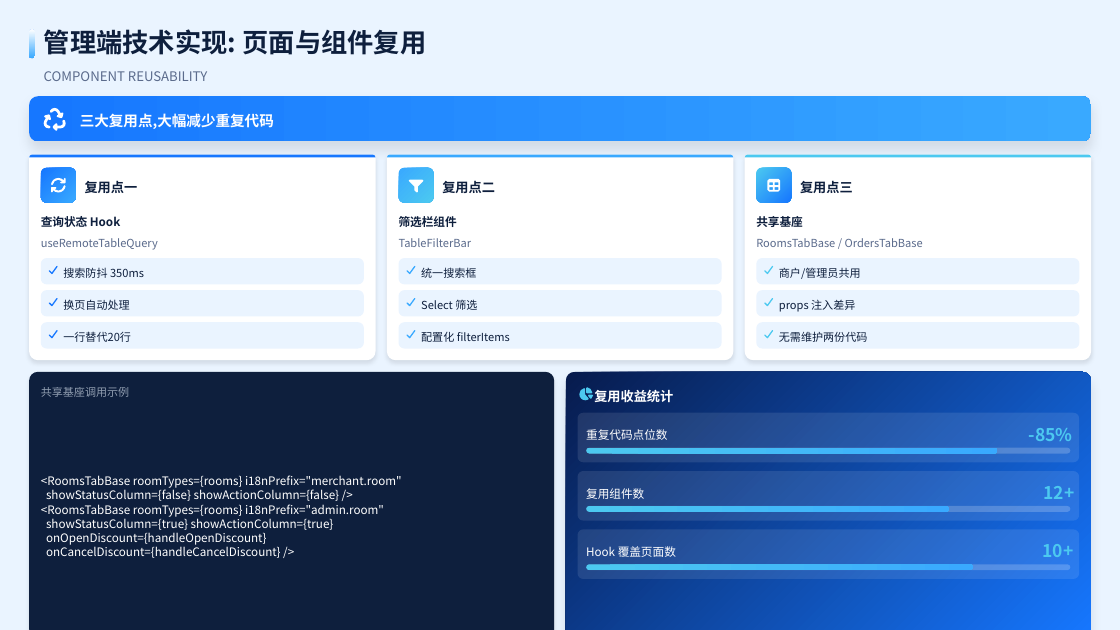
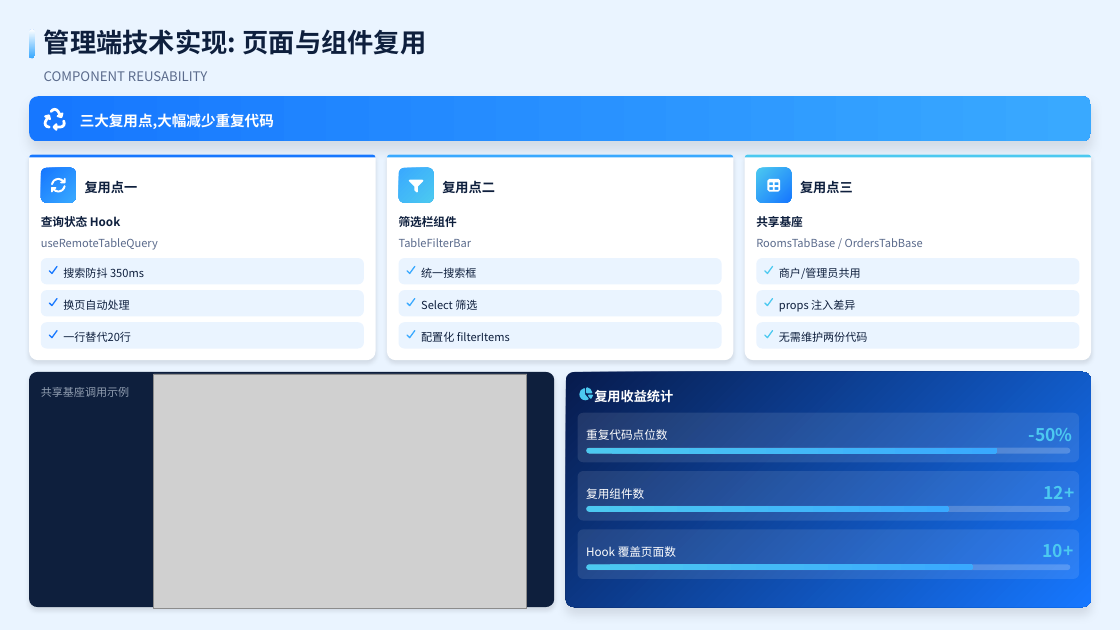
Before and after one commit to chendingya/EaseStay, a slide deck: slide 10 of docs/易宿酒店预订平台 - 三端架构设计与技术实现_修订版.pptx. Drawn at 1120x630 pixels with LibreOffice and Linux fonts; fonts in the diff are those of the drawing; grey boxes stand for pictures. Boxes give left, top, right and bottom in pixels: in the first picture for what was removed or moved away, otherwise in the second. Text is boxed around its words. In the diff, an @@ line names an element or a change of style, - is before the commit and + after.

```diff
--- a/docs/易宿酒店预订平台 - 三端架构设计与技术实现_修订版.pptx
+++ b/docs/易宿酒店预订平台 - 三端架构设计与技术实现_修订版.pptx
@@ freeform shape: place and size @@
-freeform shape at box(29, 372, 555, 630)
+freeform shape at box(29, 372, 555, 607)
@@ picture added at box(154, 374, 527, 609) @@
@@ freeform shape: place and size @@
-freeform shape at box(566, 372, 1091, 630)
+freeform shape at box(566, 372, 1091, 607)
@@ text at box(1029, 428, 1073, 441): text changed @@
--85%
+-50%
@@ text removed at box(41, 475, 402, 558) @@
-<RoomsTabBase roomTypes={rooms} i18nPrefix="merchant.room"
-showStatusColumn={false} showActionColumn={false} />
-<RoomsTabBase roomTypes={rooms} i18nPrefix="admin.room"
-showStatusColumn={true} showActionColumn={true}
-onOpenDiscount={handleOpenDiscount}
-onCancelDiscount={handleCancelDiscount} />
```
Also in this commit, not shown: 11 other slides changed, 5 other files.
